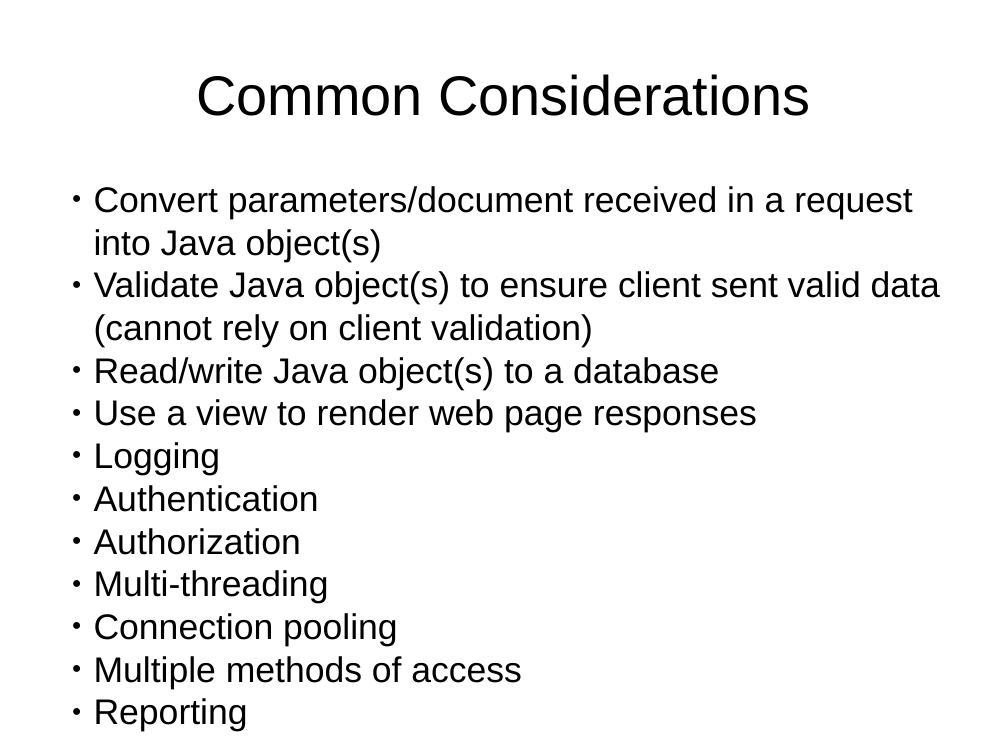
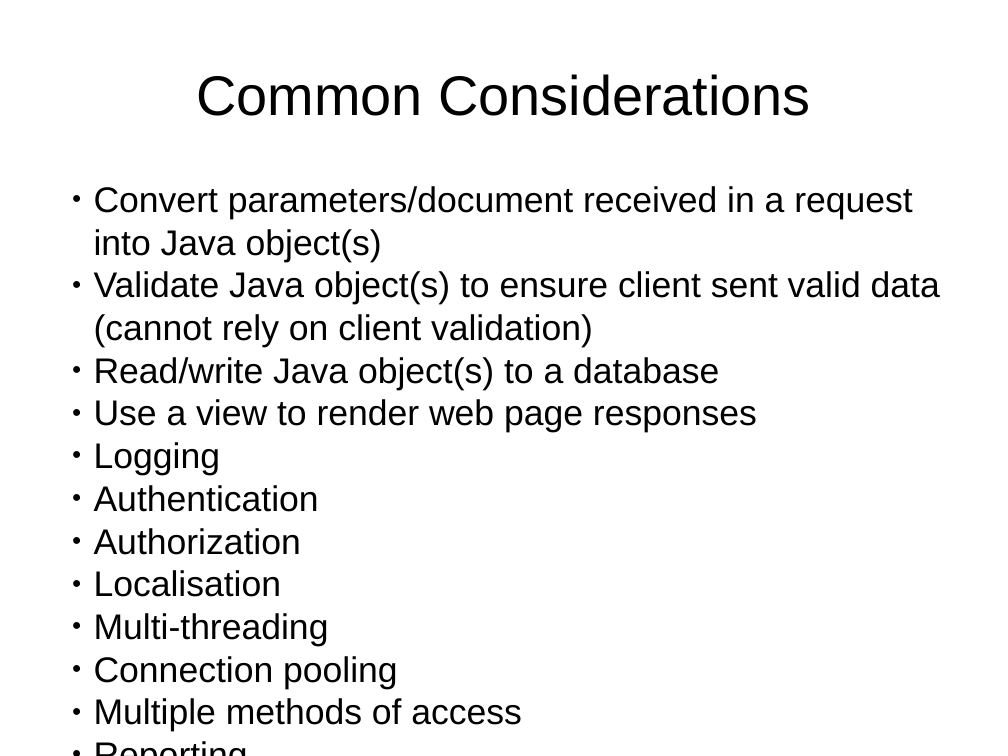
Before and after one commit to cgi-atlantic-java/J2EEBasics, a slide deck: slide 12 of J2EE Basics.odp. Drawn at 1008x756 pixels with LibreOffice and Linux fonts; fonts in the diff are those of the drawing. Boxes give left, top, right and bottom in pixels: in the first picture for what was removed or moved away, otherwise in the second. Text is boxed around its words. In the diff, an @@ line names an element or a change of style, - is before the commit and + after.

```diff
--- a/J2EE Basics.odp
+++ b/J2EE Basics.odp
@@ subtitle at <box>94,570,282,597</box>: paragraph added @@
+  ● Localisation
```
Also in this commit, not shown: 7 other files.
